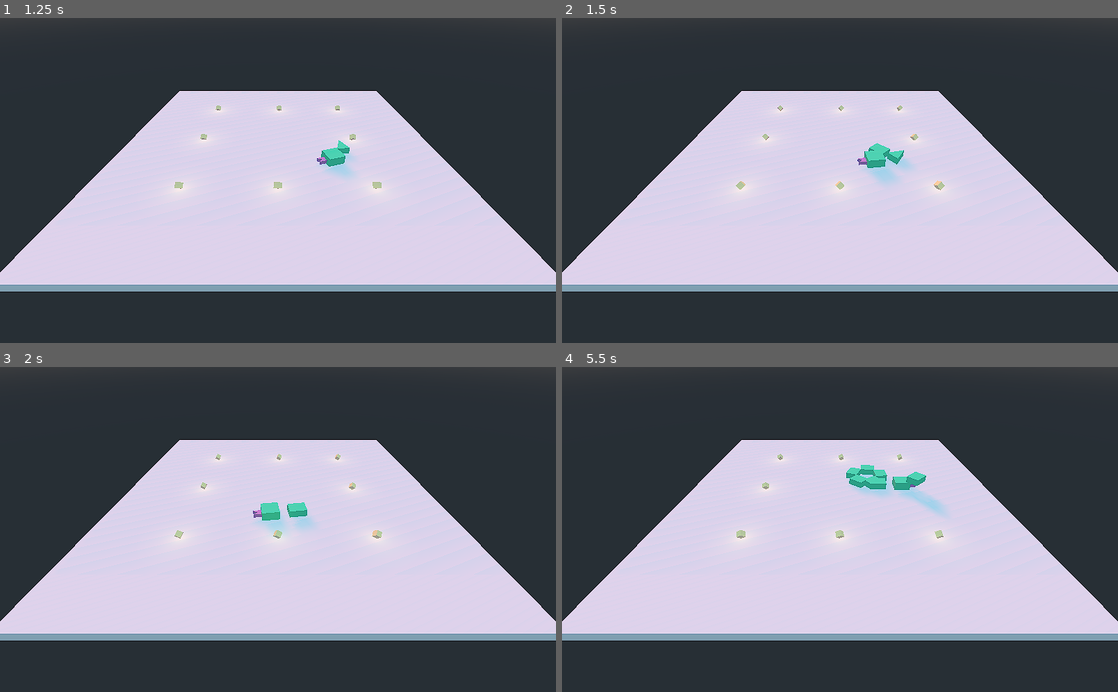
Above: before the commit, frames 1-4 (two rows, left to right).
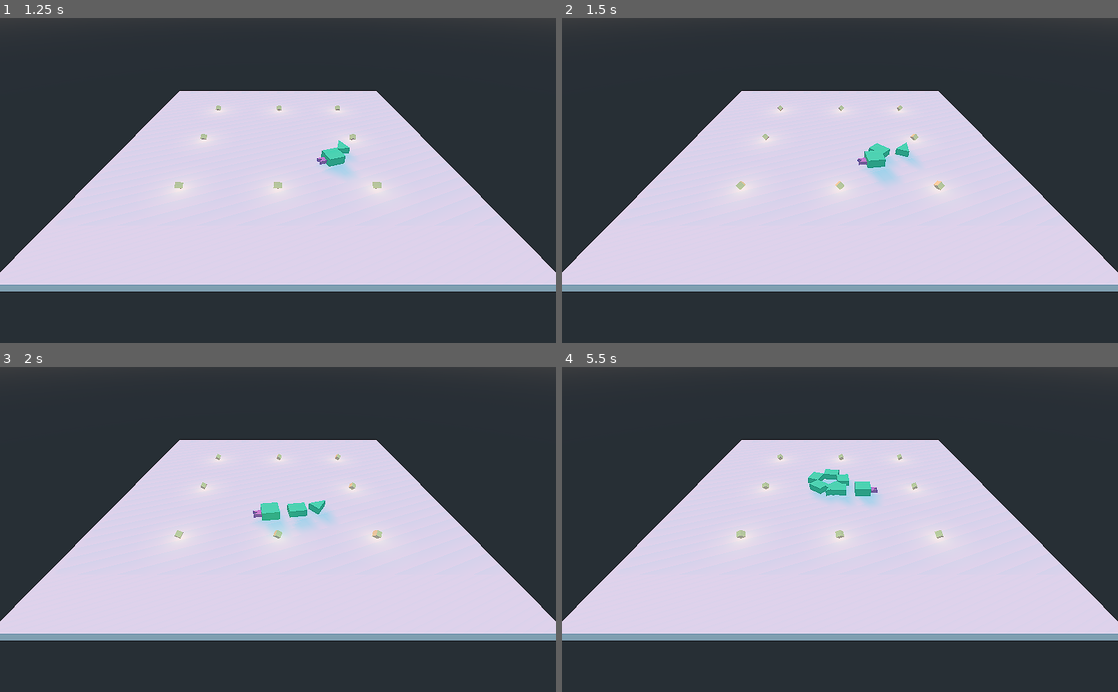
Above: after the commit, the same moments.

Repository: shinpansen/GodotSnake
Game: Godot game, scene res://Main.tscn
Two runs of this game, one before a commit and one after it. Both use one fixed random seed, a clock stepped at 60 frames per second and the inputs below.
Inputs:
- Up to frame 1 (1.25 s): hold Right (ui_right) from 0.53 s (still down); tap Space (ui_space) at 0.6 s
- Up to frame 2 (1.5 s): release Right (ui_right) at 1.28 s; hold Down (ui_down) from 1.28 s (still down); tap Space (ui_space) at 1.35 s
- Up to frame 3 (2 s): keep holding Down (ui_down)
- Up to frame 4 (5.5 s): release Down (ui_down) at 2.03 s; hold Right (ui_right) 2.03-2.78 s; tap Space (ui_space) every 0.75 s from 2.1 to 5.1 s; hold Up (ui_up) 2.78-3.53 s; hold Left (ui_left) 3.53-5.03 s; hold Down (ui_down) from 5.03 s (still down)

Frame 1 is identical in both runs. In frame 2, 0.2% of the frame differs, in the area x 58-65%, y 38-47%; in frame 3, 0.2%; in frame 4, 1.8%, in the area x 44-70%, y 30-46%.

Commit message:
testing step back anim

Diff:
--- a/KinematicBody.gd
+++ /dev/null
@@ -1,16 +0,0 @@
-extends KinematicBody
-
-
-# Declare member variables here. Examples:
-# var a = 2
-# var b = "text"
-
-
-# Called when the node enters the scene tree for the first time.
-func _ready():
-	pass # Replace with function body.
-
-func _process(delta):
-#	if $RayCast.is_colliding():
-#		print($RayCast.get_collision_point())
-	pass
--- /dev/null
+++ b/Scripts/util.gd
@@ -0,0 +1,8 @@
+extends Node
+
+
+static func get_node_type(array, type) -> Node:
+	for child in array:
+		if child is type:
+			return child
+	return null
--- a/Snake/Scripts/snake_base.gd
+++ b/Snake/Scripts/snake_base.gd
@@ -1,48 +1,35 @@
 class_name SnakeBase extends KinematicBody
 
+const util = preload("res://Scripts/util.gd")
 const history_max_size: int = 100
 
 var moving_speed: float = 10
 var positions_history = []
-var raycast: RayCast = null
 
 var _tick_count: int = 0
 var _tick_time: float = 1000/60
 
+onready var _raycast: RayCast = util.get_node_type(get_children(), RayCast)
 onready var _tick_start: int = OS.get_ticks_msec()
-
-
-func _ready():
-	pass
 
 
 func _physics_process(delta):
 	_tick_count = OS.get_ticks_msec() - _tick_start
 
-	if raycast == null:
-		for child in get_children():
-			if child is RayCast:
-				raycast = child
-				break
-
-	#Tick = adding new position history
 	if _tick_count >= _tick_time:
-		_tick_count = 0
-		_tick_start = OS.get_ticks_msec()
-		if raycast != null and raycast.is_colliding():
-			positions_history.push_front(Transform(transform.basis, raycast.get_collision_point()))
-		#positions_history.push_front(transform)
-#		var ds = get_world().direct_space_state
-#		var collision = ds.intersect_ray(
-#			global_transform.origin,
-#			Vector3(0, -10, 0),#transform.origin - Vector3(0, 50, 0),
-#			[self, KinematicBody],
-#			3,
-#			false,
-#			true)
-#		if collision:
-#			print("collide")
-#			positions_history.push_front(Transform(transform.basis, collision.position))
+		_tick_process(delta)
 
 	if positions_history.size() > history_max_size:
 		positions_history.pop_at(history_max_size)
+
+
+func _tick_process(delta):
+	#Tick reset
+	_tick_count = 0
+	_tick_start = OS.get_ticks_msec()
+
+	#Position history
+	var tra = transform
+	if _raycast and _raycast.is_colliding():
+		tra = Transform(transform.basis, _raycast.get_collision_point())
+	positions_history.push_front(tra)
--- a/Snake/Scripts/snake_body.gd
+++ b/Snake/Scripts/snake_body.gd
@@ -6,22 +6,35 @@
 
 var _start_position: Vector3
 var _start_animation_finised: bool = false
+var _stepping_back: bool = false
+var _stepping_back_dist: float
+var _stepping_back_init_pos: Vector3
 
 
-func init(start_pos: Vector3, parent: SnakeBase, speed: float, gap: float, play_animation, na):
+func init(start_pos: Vector3, parent: SnakeBase, gap: float, play_animation, na):
 	transform.origin = start_pos
 	parent_body = parent
-	moving_speed = speed
 	distance_to_parent = gap
 	_start_position = start_pos
 	_start_animation_finised = !play_animation
 	n = na
 
 
-func is_ready_to_follow():
-	var dist = transform.origin.distance_to(parent_body.transform.origin)
-	var dist_z = abs(transform.origin.z - parent_body.transform.origin.z)
-	return _start_animation_finised and dist <= distance_to_parent * 2 and dist_z < 0.2
+func is_ready_to_follow() -> bool:
+#	var dist = transform.origin.distance_to(parent_body.transform.origin)
+#	var dist_z = abs(transform.origin.z - parent_body.transform.origin.z)
+#	return (
+#		_start_animation_finised and
+#		dist_z < 1 and
+#		dist <= distance_to_parent * 2
+#	)
+	return _start_animation_finised
+
+
+func step_back(dist: float):
+	_stepping_back = true
+	_stepping_back_dist = dist
+	_stepping_back_init_pos = transform.origin
 
 
 func _ready():
@@ -29,9 +42,15 @@
 
 
 func _physics_process(delta):
+	if Input.is_action_pressed("ui_up"):
+		delta /= 4
+
 	if (!_start_animation_finised):
 		_play_start_animation(delta)
+	elif(_stepping_back):
+		_play_stepping_back_animation(delta)
 	elif parent_body != null:
+		moving_speed = parent_body.moving_speed
 		_move_toward_parent(delta)
 
 
@@ -42,13 +61,19 @@
 		_start_animation_finised =  abs(transform.origin.distance_to(_start_position)) >= 4
 
 
+func _play_stepping_back_animation(delta):
+	var dist = transform.origin.distance_to(_stepping_back_init_pos)
+	if dist < _stepping_back_dist / 1.5:
+		move_and_collide(transform.basis.z * moving_speed / 1.5 * delta)
+	else:
+		_stepping_back = false
+
+
 func _move_toward_parent(delta):
 	var pos: Transform
 	var pos_previous: Transform
 	var dist: float = 0
 	var i: int = 1
-	if n == "tail":
-		pass
 	while (i < parent_body.positions_history.size() and dist < distance_to_parent):
 		pos_previous = parent_body.positions_history[i-1]
 		pos = parent_body.positions_history[i]
--- a/Snake/Scripts/snake_head.gd
+++ b/Snake/Scripts/snake_head.gd
@@ -17,6 +17,10 @@
 
 
 func _physics_process(delta):
+
+	if Input.is_action_pressed("ui_up"):
+		delta /= 4
+
 	move_and_collide(transform.basis.z * moving_speed * delta)
 
 	var input_h = Input.get_action_strength("ui_left") - Input.get_action_strength("ui_right")
@@ -26,29 +30,45 @@
 	#test
 	if Input.is_action_just_pressed("ui_space"):
 		snake_add_new_body(Vector3.ZERO, false)
+	if Input.is_action_just_pressed("ui_down"):
+		var a = _snake_tail.transform.origin
+		var b = _snake_tail.parent_body.transform.origin
+		print(b.distance_to(a))
 
 	#Clearing positions history of the last body (because it is parent of nobody)
-	if _bodies_list.size() > 0:
-		pass#_bodies_list[_bodies_list.size()-1].positions_history.pop_at(0)
+#	if _bodies_list.size() > 0:
+#		_bodies_list[_bodies_list.size()-1].positions_history.pop_at(0)
 
-	if (_snake_tail != null and _bodies_list.size() > 0 and
-		_snake_tail.parent_body != _bodies_list[_bodies_list.size()-1] and
-		_bodies_list[_bodies_list.size()-1].is_ready_to_follow()):
-			_snake_tail.parent_body = _bodies_list[_bodies_list.size()-1]
+	var last_body = get_last_body()
+	if (
+			_snake_tail != null and
+			last_body != null and
+			last_body != _snake_tail.parent_body and
+			last_body.is_ready_to_follow()
+	):
+		print("step back")
+		_snake_tail.parent_body = last_body
+		_snake_tail.step_back(bodies_gap)
 
 
 func snake_add_new_body(pos: Vector3, play_animation: bool):
 	var snake_body = get_new_body_scene()
 	var parent = self if _bodies_list.size() < 1 else _bodies_list[_bodies_list.size()-1]
-	snake_body.init(pos, parent, moving_speed, bodies_gap, play_animation, "")
+	snake_body.init(pos, parent, bodies_gap, play_animation, "")
+
 	if _snake_tail == null:
 		_snake_tail = snake_body
 	else:
 		_bodies_list.append(snake_body)
+
 	get_tree().root.get_child(0).add_child(snake_body)
 
 
-func get_new_body_scene():
+func get_new_body_scene() -> Node:
 	if _snake_tail == null:
 		return preload(tail_scene_name).instance()
 	return preload(body_scene_name).instance()
+
+
+func get_last_body() -> SnakeBody:
+	return _bodies_list[_bodies_list.size()-1] if _bodies_list.size() else null
